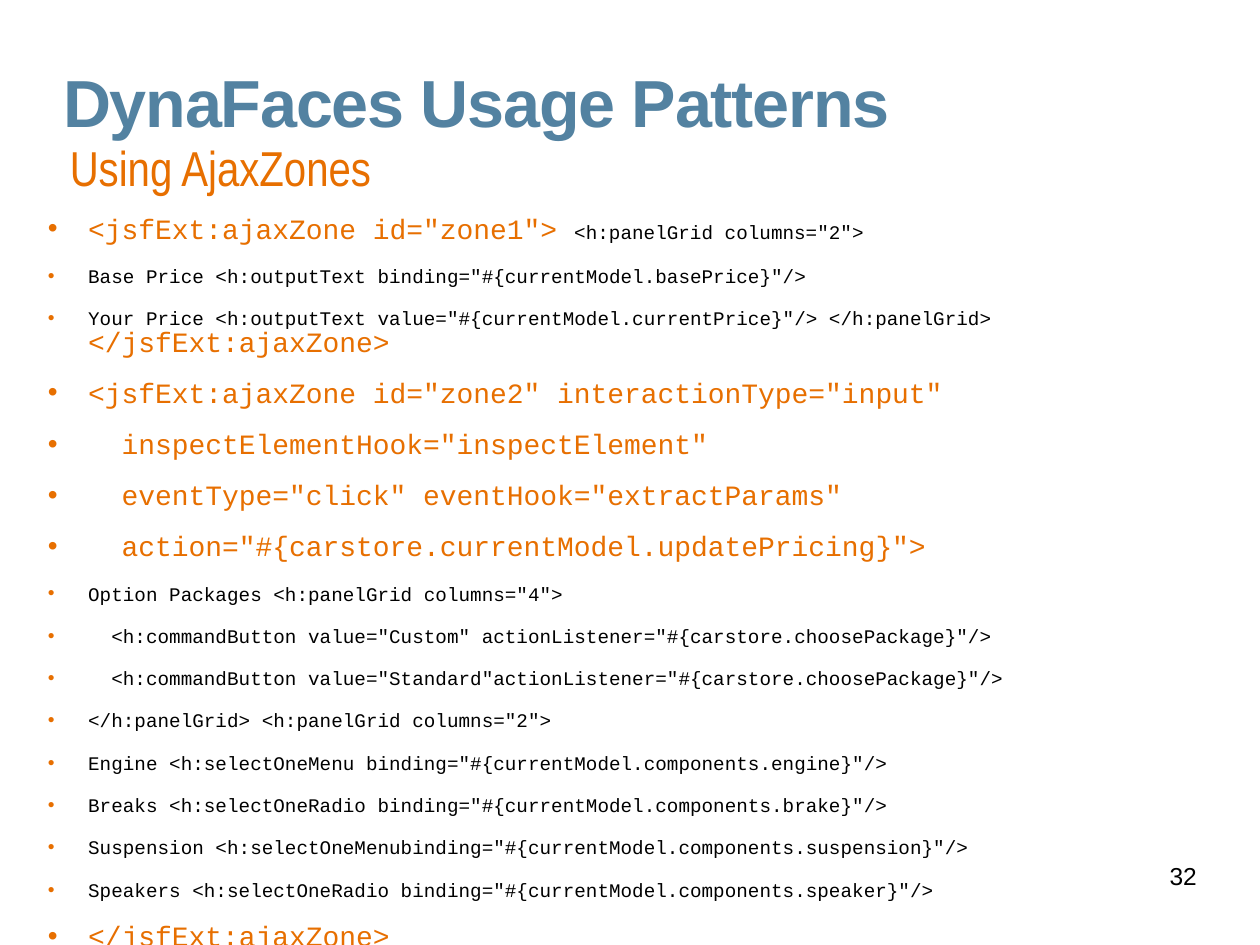
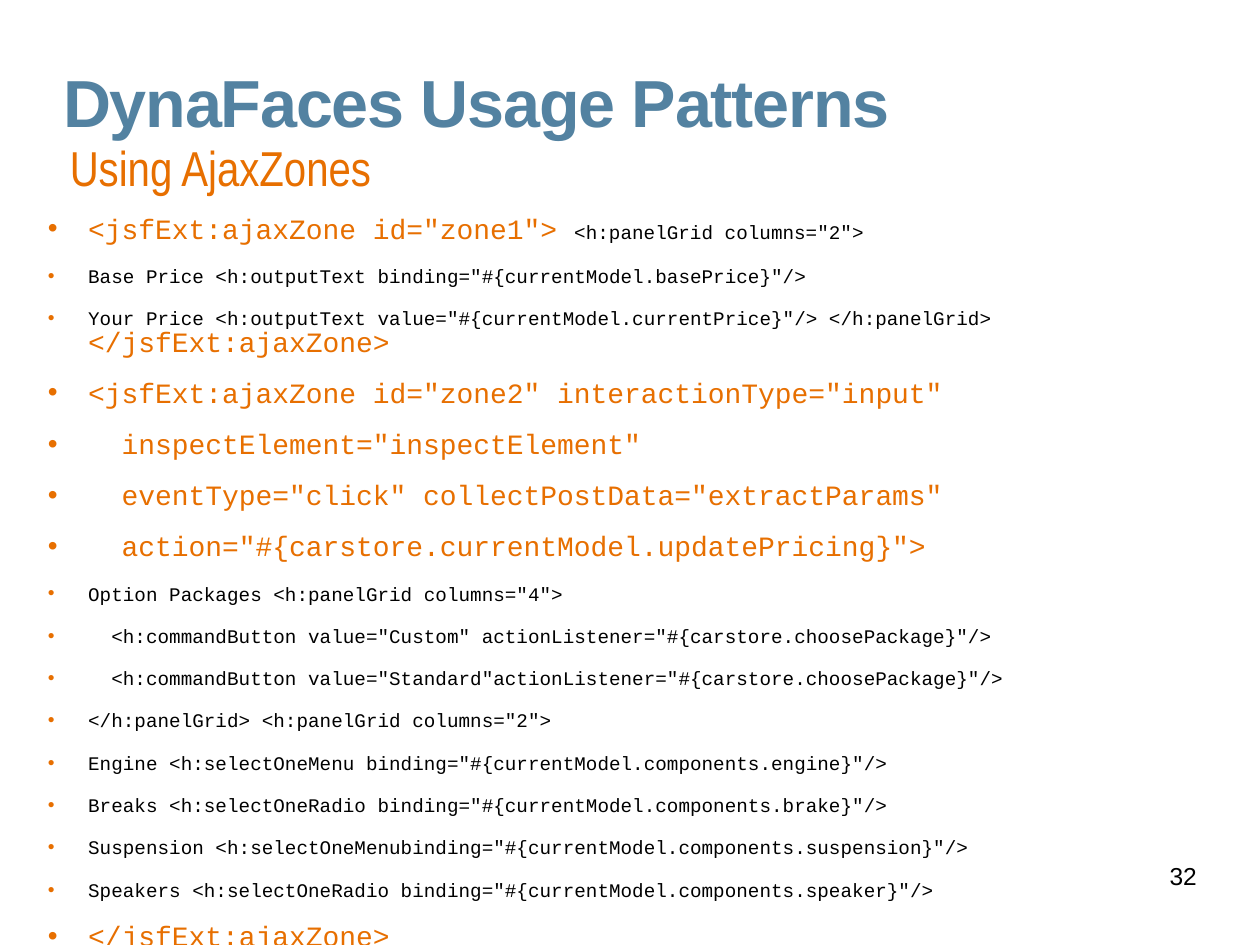
Before and after one commit to javaee/javaserverfaces-extensions, a slide deck: slide 32 of www/slides/dynafaces-advanced.odp. Drawn at 1260x945 pixels with LibreOffice and Linux fonts; fonts in the diff are those of the drawing; background and template pictures are left out. Boxes give left, top, right and bottom in pixels: in the first picture for what was removed or moved away, otherwise in the second. Text is boxed around its words. In the diff, an @@ line names an element or a change of style, - is before the commit and + after.

Commit message:
remove hook references

```diff
--- a/www/slides/dynafaces-advanced.odp
+++ b/www/slides/dynafaces-advanced.odp
@@ text at [122,434,942,511]: text changed @@
-• inspectElementHook="inspectElement"
-• eventType="click" eventHook="extractParams"
+• inspectElement="inspectElement"
+• eventType="click" collectPostData="extractParams"
```
Also in this commit, not shown: 22 other slides changed, 1 other file.
